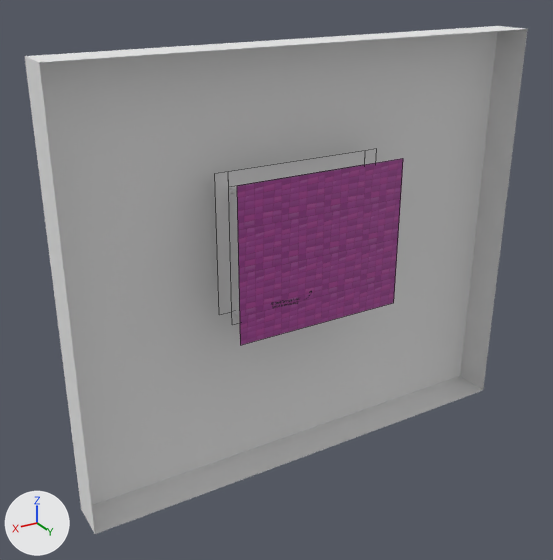
One commit to the Blender file development/flash/assets/levels/004/004.blend: the scene before it, then after it.
Camera for both pictures: a 50 mm camera at (27.2, 43.0, 18.1) aimed at (1.2, -0.4, -3.6). The axes (+X, +Y, +Z) are drawn at lower left. The lights are the same throughout. Mesh edges are drawn as thin lines on the coarser meshes.
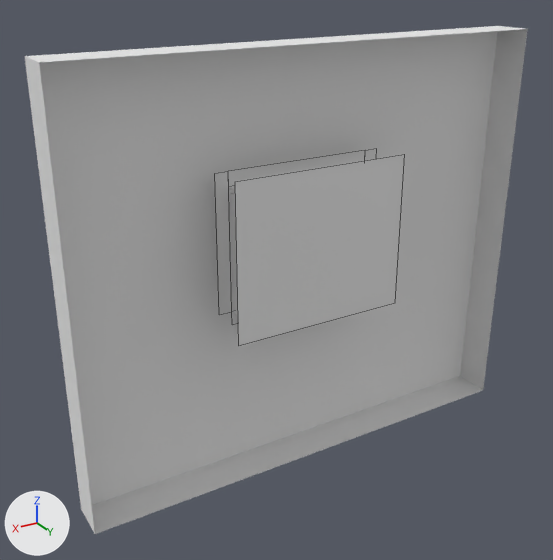
The change, as a diff of the scene's bpy script:
```diff
--- a/development/flash/assets/levels/004/004.blend.py
+++ b/development/flash/assets/levels/004/004.blend.py
@@ me_plane @@
 me_plane.from_pydata(...)  # 4 vertices, 1 face; spans x -7.5..5.5, y 0.0, z -5.98..4.98
 # used by ob_plane; location = (0.5, 3.0, -0.02)
-me_plane.vertices[0].co = (5.5, 0.0, 4.98)  # pixel (236, 185)
-me_plane.vertices[1].co = (5.5, 0.0, -5.98)  # pixel (240, 345)
-me_plane.vertices[2].co = (-7.5, 0.0, -5.98)  # pixel (393, 302)
-me_plane.vertices[3].co = (-7.5, 0.0, 4.98)  # pixel (403, 158)
-me_plane.materials.append(mat_bg_jpg)  # picture img_bg_jpg
+# me_plane part 1
+me_plane.vertices[0].co = (5.64, 0.0, 5.26)  # pixel (234, 181)
+me_plane.vertices[1].co = (5.64, 0.0, -5.98)  # pixel (238, 345)
+me_plane.vertices[2].co = (-7.61, 0.0, -5.98)  # pixel (395, 302)
+me_plane.vertices[3].co = (-7.61, 0.0, 5.26)  # pixel (404, 154)
```

Location of each change, [x1, y1, x2, y2] in pixels of the pictures (553 x 560 px):
'Plane', recoloured, reshaped (purple to grey)
    before: [237, 158, 403, 345]
    after: [235, 154, 405, 346]
